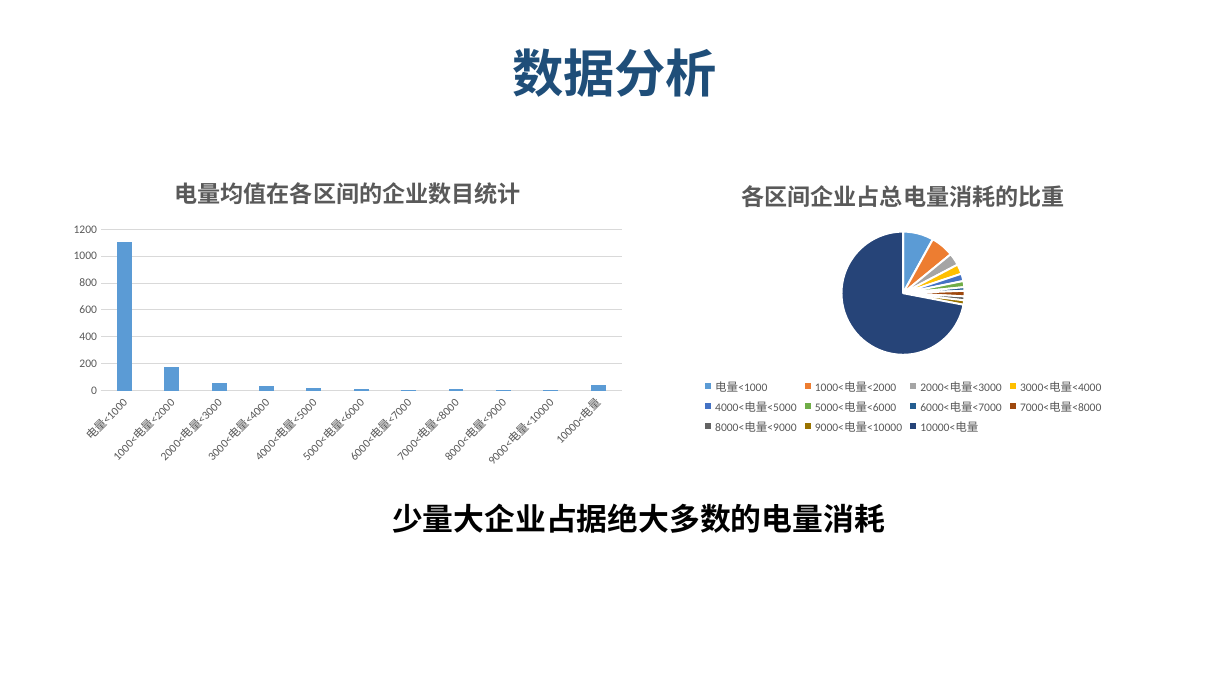
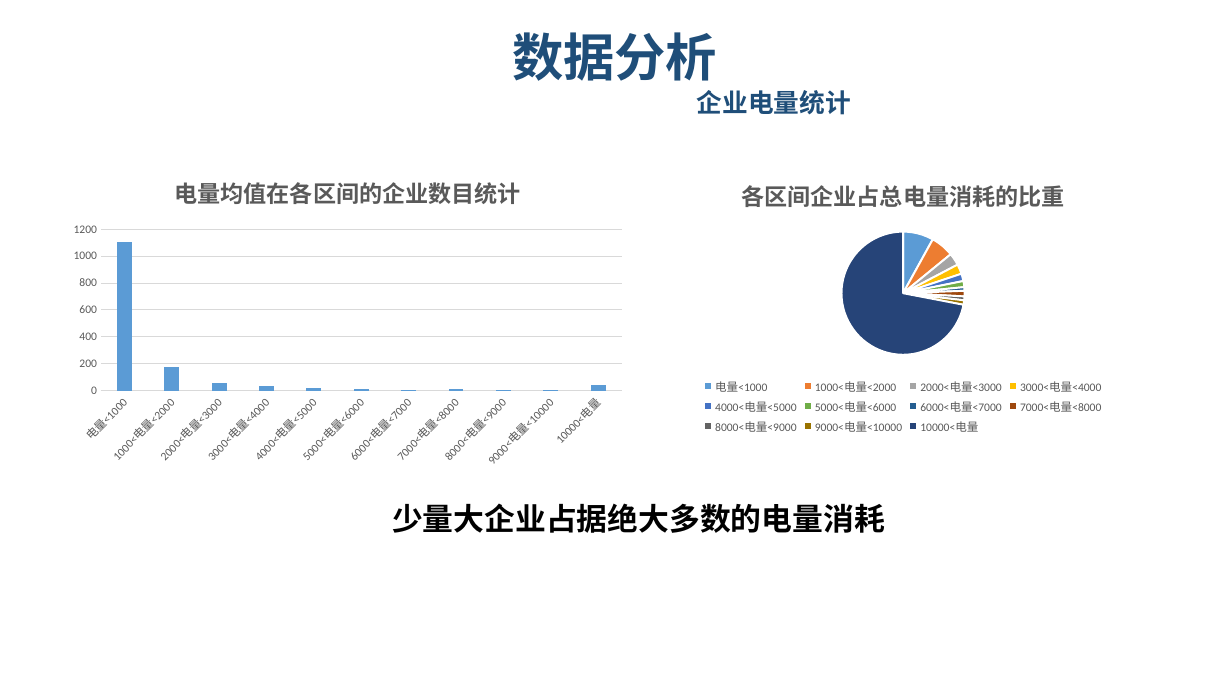
Before and after one commit to lvniqi/tianchi_power, a slide deck: slide 4 of presentation.pptx. Drawn at 1232x693 pixels with LibreOffice and Linux fonts; fonts in the diff are those of the drawing; background and template pictures are left out. Boxes give left, top, right and bottom in pixels: in the first picture for what was removed or moved away, otherwise in the second. Text is boxed around its words. In the diff, an @@ line names an element or a change of style, - is before the commit and + after.

```diff
--- a/presentation.pptx
+++ b/presentation.pptx
@@ text "数据分析": place and size @@
-text "数据分析" at (512, 48, 717, 97)
+text "数据分析" at (512, 32, 851, 115)
@@ text at (697, 90, 851, 115): paragraph added @@
+企业电量统计
```
Also in this commit, not shown: 5 other slides changed, 2 slides removed.
